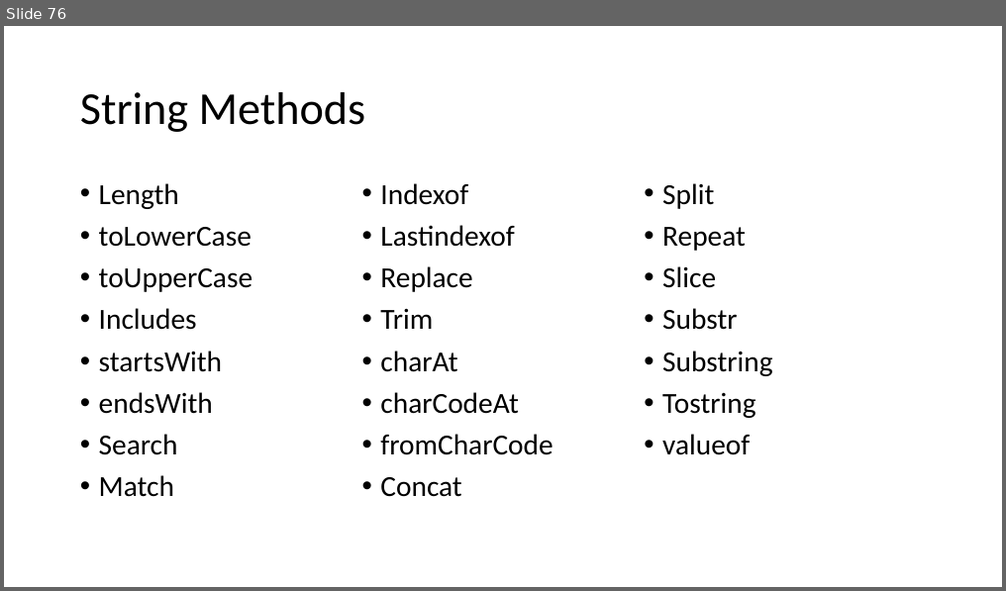
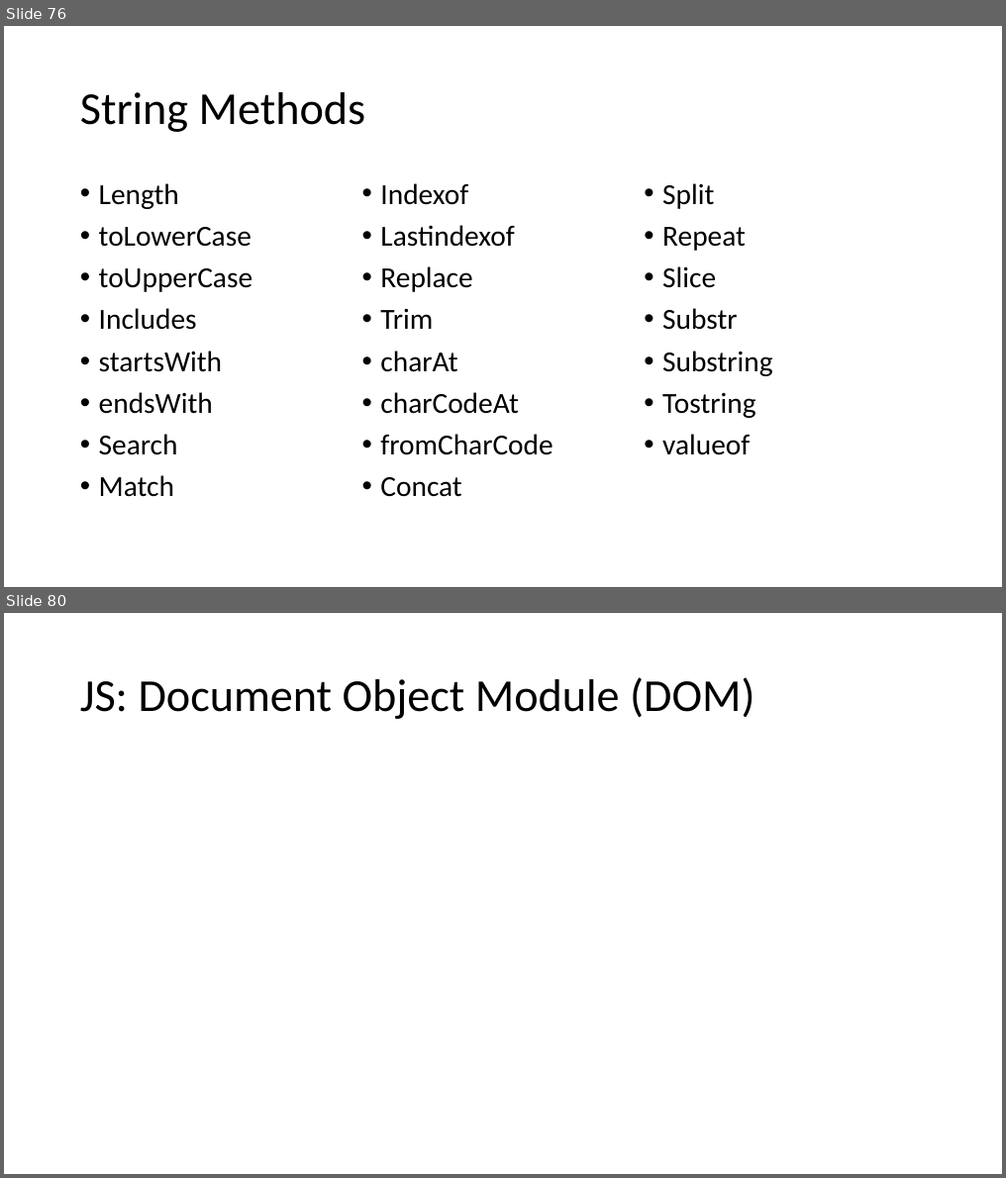
Before and after one commit to PiyushChaturvedii/Batch04, a slide deck: JavaScript.pptx. Shown one above the other, each under a label of ours: slide 76 before the commit, slides 76 and 80 after it; the slides between them are not shown. The pictures are 1006x591 and 1006x1178 pixels, drawn with LibreOffice and Linux fonts; fonts in the diff are those of the drawing. Boxes give left, top, right and bottom in pixels: in the first picture for what was removed or moved away, otherwise in the second. Text is boxed around its words. In the diff, an @@ line names an element or a change of style, - is before the commit and + after.

```diff
--- a/JavaScript.pptx
+++ b/JavaScript.pptx
@@ slide 80 added at box(4, 613, 1002, 1174), background #FFFFFF @@
@@ title added at box(80, 677, 754, 719), 44 pt, text #000000 @@
+JS: Document Object Module (DOM)
```
Also in this commit, not shown: 1 slide changed, 2 other slides added, 2 other files.
